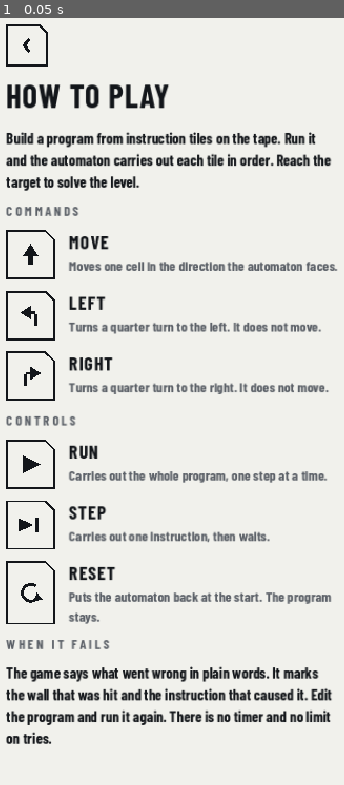
Above: before the commit, frame 1.
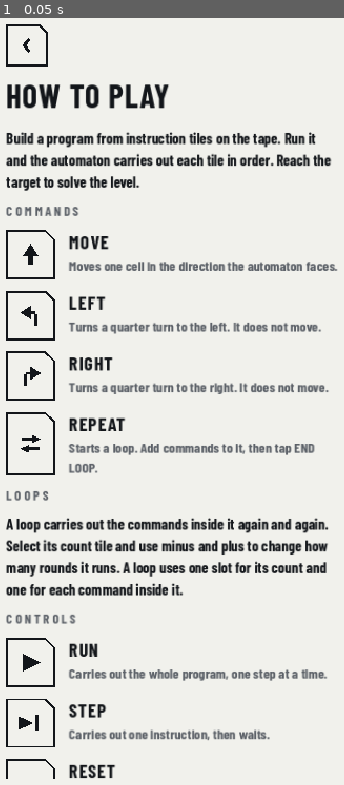
Above: after the commit, the same moment.

Repository: shahadathhs/Algomind
Game: Godot game, scene res://scenes/how_to_play.tscn
Two runs of this game, one before a commit and one after it. Both use one fixed random seed, a clock stepped at 60 frames per second and the inputs below. This scene is started directly instead of the project's main scene.
Inputs:
- Up to frame 1 (0.05 s): no input

The runs differ from the first frame. In frame 1, 11% of the frame differs, in the area x 1-97%, y 51-100%.

Commit message:
feat: teach loops in the how-to-play screen and page, test progress for removed levels
The game screen and the web page gain a Repeat entry and a Loops section.
A test shows saved progress for a removed level is kept and ignored.

Co-Authored-By: Claude Sonnet 5.5 <noreply@anthropic.com>

Diff:
--- a/apps/game/scripts/screens/how_to_play.gd
+++ b/apps/game/scripts/screens/how_to_play.gd
@@ -1,5 +1,5 @@
 extends ScreenBase
-## How to play: the three commands, the controls, and what a failure message means. Reached from
+## How to play: the commands, loops, the controls, and what a failure message means. Reached from
 ## the pause menu; Back returns to where it was opened from.
 
 const COMMANDS: Array[Dictionary] = [
@@ -13,6 +13,11 @@
 		"icon": "right",
 		"name": "RIGHT",
 		"text": "Turns a quarter turn to the right. It does not move."
+	},
+	{
+		"icon": "repeat",
+		"name": "REPEAT",
+		"text": "Starts a loop. Add commands to it, then tap END LOOP."
 	},
 ]
 const CONTROLS: Array[Dictionary] = [
@@ -58,6 +63,16 @@
 	_list.add_child(UiKit.label("COMMANDS", 14, Palette.MUTE, 3))
 	for item in COMMANDS:
 		_list.add_child(_Row.make(item["icon"], item["name"], item["text"]))
+	_list.add_child(UiKit.label("LOOPS", 14, Palette.MUTE, 3))
+	_list.add_child(
+		_paragraph(
+			(
+				"A loop carries out the commands inside it again and again. Select its count "
+				+ "tile and use minus and plus to change how many rounds it runs. A loop uses "
+				+ "one slot for its count and one for each command inside it."
+			)
+		)
+	)
 	_list.add_child(UiKit.label("CONTROLS", 14, Palette.MUTE, 3))
 	for item in CONTROLS:
 		_list.add_child(_Row.make(item["icon"], item["name"], item["text"]))
--- a/apps/game/tests/test_progress_store.gd
+++ b/apps/game/tests/test_progress_store.gd
@@ -237,3 +237,19 @@
 	assert_eq(store.level_to_play(_campaign), 0)
 	store.set_last_level("c")
 	assert_eq(store.level_to_play(_campaign), 1, "a locked last level is not used")
+
+
+func test_progress_for_a_removed_level_is_kept_and_ignored() -> void:
+	var store := ProgressStore.new(PATH)
+	store.record_completion("a", 1, 3)
+	store.record_completion("removed-level", 1, 4)
+	store.set_last_level("removed-level")
+	assert_true(store.save())
+	var again := ProgressStore.new(PATH)
+	again.load_data()
+	assert_true(again.is_completed("removed-level"), "kept in case the level returns")
+	assert_eq(again.first_unfinished_index(_campaign), 1)
+	assert_eq(again.level_state(_campaign, 0), "done")
+	assert_eq(again.level_state(_campaign, 1), "current")
+	assert_eq(again.level_state(_campaign, 2), "locked")
+	assert_eq(again.level_to_play(_campaign), 1, "a last level that is gone falls back")
Not shown, changed: TODO.md
Not shown, changed: apps/web/src/app/(public)/how-to-play/page.tsx
Not shown, changed: docs/README_WEB_PLAN.md
